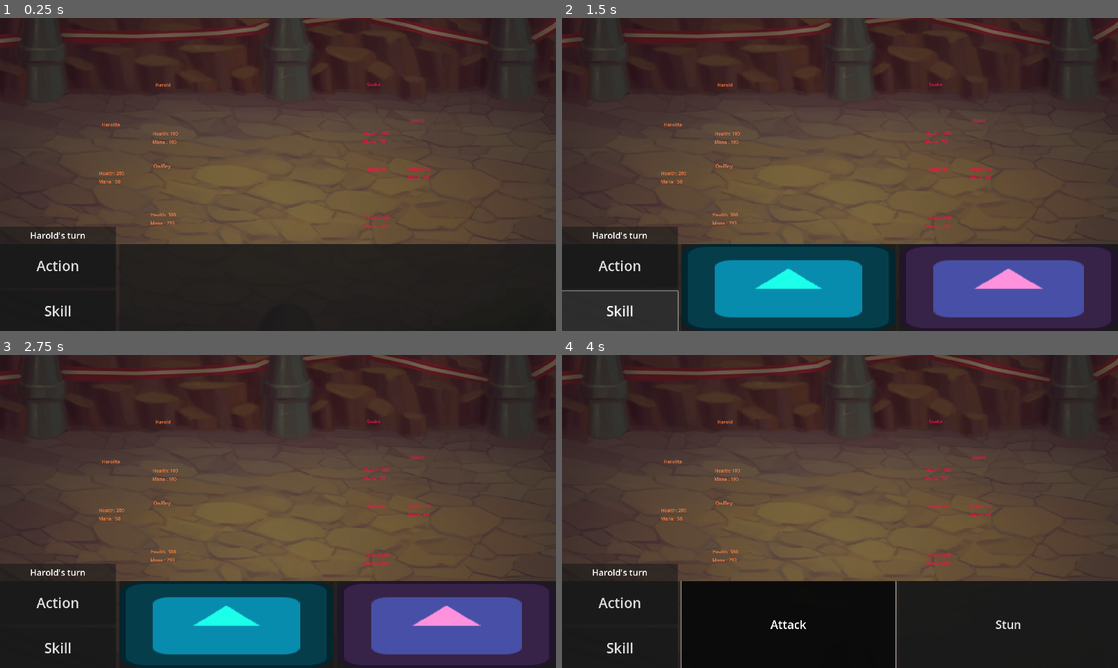
Above: before the commit, frames 1-4 (two rows, left to right).
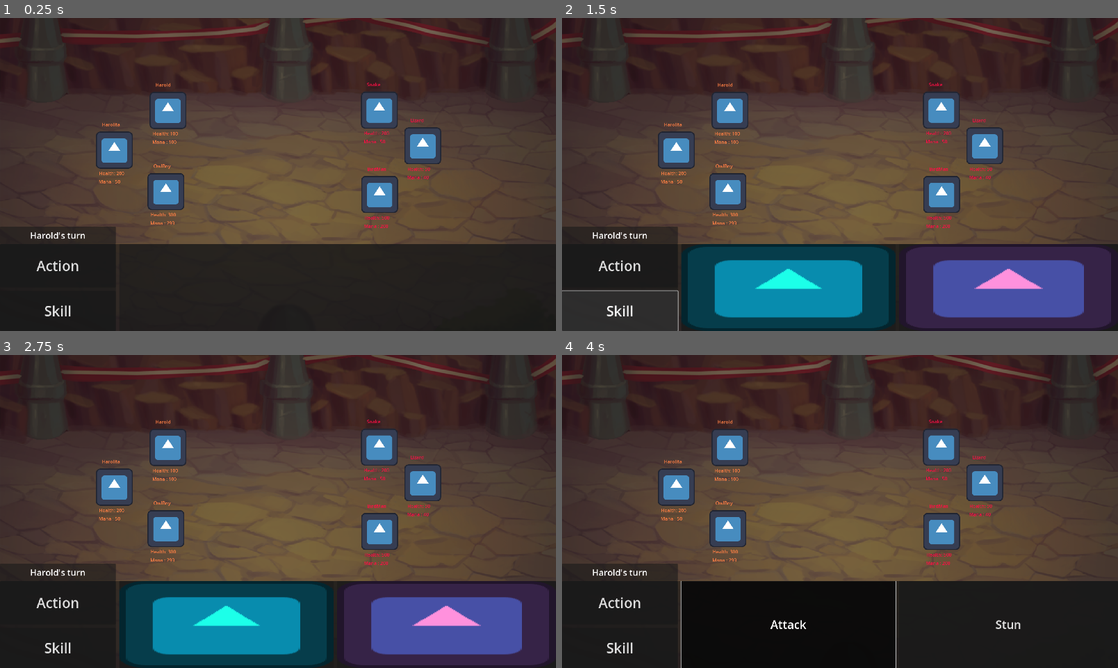
Above: after the commit, the same moments.

Repository: NxKuma/ISCS_RPG
Game: Godot game, scene res://Scene/main.tscn
The game is run twice, just before and just after one commit, with the same random seed, the same clock (stepped at 60 frames per second) and the same inputs. The engine's default icon, where the game draws it, is replaced by a stand-in: a white triangle on a blue panel in a dark square.
Inputs (mouse positions are in pixels of both pictures, inside the frame that each line leads up to):
- Up to frame 1 (0.25 s): no input
- Up to frame 2 (1.5 s): click "Action" at 0.5 s; click "Skill" at 1.25 s
- Up to frame 3 (2.75 s): click (227, 624) at 2.02 s
- Up to frame 4 (4 s): click "Action" at 2.75 s; click "Attack" at 3.5 s

The runs differ from the first frame. In frame 1, 4.6% of the frame differs, in the area x 17-80%, y 23-63%; in frame 2, 4.6%; in frame 3, 4.6%; in frame 4, 4.6%.

Commit message:
Updated Player

Diff:
--- a/iscs-rpg/Material/disolver.tres
+++ b/iscs-rpg/Material/disolver.tres
@@ -1,10 +1,26 @@
-[gd_resource type="VisualShader" load_steps=10 format=3 uid="uid://0vc5e678k4vp"]
+[gd_resource type="VisualShader" load_steps=15 format=3 uid="uid://0vc5e678k4vp"]
 
 [sub_resource type="VisualShaderNodeTexture" id="VisualShaderNodeTexture_ai17c"]
 expanded_output_ports = [0]
 source = 5
 
 [sub_resource type="VisualShaderNodeMix" id="VisualShaderNodeMix_1ncxr"]
+
+[sub_resource type="VisualShaderNodeInput" id="VisualShaderNodeInput_nhgs4"]
+input_name = "screen_uv"
+
+[sub_resource type="VisualShaderNodeIf" id="VisualShaderNodeIf_mt7bd"]
+
+[sub_resource type="VisualShaderNodeMix" id="VisualShaderNodeMix_pom57"]
+default_input_values = [0, Vector3(0, 0, 0), 1, Vector3(1, 1, 1), 2, Vector3(0.5, 0.5, 0.5)]
+op_type = 3
+
+[sub_resource type="VisualShaderNodeColorConstant" id="VisualShaderNodeColorConstant_4dcjh"]
+output_port_for_preview = 0
+constant = Color(1, 0.13, 0.1, 1)
+
+[sub_resource type="VisualShaderNodeFloatOp" id="VisualShaderNodeFloatOp_062x8"]
+default_input_values = [0, 0.0, 1, 0.03]
 
 [sub_resource type="VisualShaderNodeTexture2DParameter" id="VisualShaderNodeTexture2DParameter_a6fu2"]
 parameter_name = "Texture2DParameter"
@@ -36,9 +52,23 @@
 
 
 void fragment() {
+// ColorConstant:15
+	vec4 n_out15p0 = vec4(1.000000, 0.130000, 0.100000, 1.000000);
+
+
+	vec4 n_out10p0;
+// Texture2D:10
+	n_out10p0 = texture(TEXTURE, UV);
+	float n_out10p4 = n_out10p0.a;
+
+
+// Input:12
+	vec2 n_out12p0 = SCREEN_UV;
+
+
 	vec4 n_out4p0;
 // Texture2D:4
-	n_out4p0 = texture(Texture2DParameter, UV);
+	n_out4p0 = texture(Texture2DParameter, n_out12p0);
 
 
 // FloatParameter:8
@@ -53,15 +83,42 @@
 	float n_out7p0 = 1.000000;
 
 
+	vec3 n_out13p0;
+// If:13
+	float n_in13p2 = 0.00001;
+	vec3 n_in13p3 = vec3(0.00000, 0.00000, 0.00000);
+	if(abs(n_out4p0.x - n_out8p0) < n_in13p2)
+	{
+		n_out13p0 = n_in13p3;
+	}
+	else if(n_out4p0.x < n_out8p0)
+	{
+		n_out13p0 = vec3(n_out7p0);
+	}
+	else
+	{
+		n_out13p0 = vec3(n_out6p0);
+	}
+
+
+// Mix:14
+	vec3 n_out14p0 = mix(vec3(n_out15p0.xyz), vec3(n_out10p0.xyz), n_out13p0);
+
+
+// FloatOp:16
+	float n_in16p1 = 0.03000;
+	float n_out16p0 = n_out8p0 + n_in16p1;
+
+
 	vec3 n_out5p0;
 // If:5
 	float n_in5p2 = 0.00001;
 	vec3 n_in5p3 = vec3(0.00000, 0.00000, 0.00000);
-	if(abs(n_out4p0.x - n_out8p0) < n_in5p2)
+	if(abs(n_out4p0.x - n_out16p0) < n_in5p2)
 	{
 		n_out5p0 = n_in5p3;
 	}
-	else if(n_out4p0.x < n_out8p0)
+	else if(n_out4p0.x < n_out16p0)
 	{
 		n_out5p0 = vec3(n_out7p0);
 	}
@@ -71,43 +128,48 @@
 	}
 
 
-	vec4 n_out10p0;
-// Texture2D:10
-	n_out10p0 = texture(TEXTURE, UV);
-	float n_out10p4 = n_out10p0.a;
-
-
 // Mix:11
 	float n_in11p0 = 0.00000;
 	float n_out11p0 = mix(n_in11p0, n_out5p0.x, n_out10p4);
 
 
 // Output:0
+	COLOR.rgb = n_out14p0;
 	COLOR.a = n_out11p0;
 
 
 }
 "
-graph_offset = Vector2(129.087, 106.068)
+graph_offset = Vector2(278.882, -284.099)
 mode = 1
 flags/light_only = false
-nodes/fragment/0/position = Vector2(1260, 400)
+nodes/fragment/0/position = Vector2(1660, 340)
 nodes/fragment/3/node = SubResource("VisualShaderNodeTexture2DParameter_a6fu2")
-nodes/fragment/3/position = Vector2(-160, -80)
+nodes/fragment/3/position = Vector2(-580, -260)
 nodes/fragment/4/node = SubResource("VisualShaderNodeTexture_6m4y5")
-nodes/fragment/4/position = Vector2(200, 0)
+nodes/fragment/4/position = Vector2(-40, -340)
 nodes/fragment/5/node = SubResource("VisualShaderNodeIf_cm85d")
-nodes/fragment/5/position = Vector2(656.58, 346.353)
+nodes/fragment/5/position = Vector2(740, 340)
 nodes/fragment/6/node = SubResource("VisualShaderNodeFloatConstant_d6xqa")
 nodes/fragment/6/position = Vector2(440, 460)
 nodes/fragment/7/node = SubResource("VisualShaderNodeFloatConstant_cn42n")
 nodes/fragment/7/position = Vector2(440, 560)
 nodes/fragment/8/node = SubResource("VisualShaderNodeFloatParameter_v0x4m")
-nodes/fragment/8/position = Vector2(180, 320)
+nodes/fragment/8/position = Vector2(-580, 120)
 nodes/fragment/9/node = SubResource("VisualShaderNodeInput_wj31t")
 nodes/fragment/9/position = Vector2(-40, 700)
 nodes/fragment/10/node = SubResource("VisualShaderNodeTexture_ai17c")
-nodes/fragment/10/position = Vector2(400, 780)
+nodes/fragment/10/position = Vector2(660, 700)
 nodes/fragment/11/node = SubResource("VisualShaderNodeMix_1ncxr")
-nodes/fragment/11/position = Vector2(940, 640)
-nodes/fragment/connections = PackedInt32Array(3, 0, 4, 2, 4, 0, 5, 0, 6, 0, 5, 4, 7, 0, 5, 5, 8, 0, 5, 1, 9, 0, 10, 2, 5, 0, 11, 1, 10, 4, 11, 2, 11, 0, 0, 1)
+nodes/fragment/11/position = Vector2(1160, 640)
+nodes/fragment/12/node = SubResource("VisualShaderNodeInput_nhgs4")
+nodes/fragment/12/position = Vector2(-580, -440)
+nodes/fragment/13/node = SubResource("VisualShaderNodeIf_mt7bd")
+nodes/fragment/13/position = Vector2(760, -220)
+nodes/fragment/14/node = SubResource("VisualShaderNodeMix_pom57")
+nodes/fragment/14/position = Vector2(1340, -120)
+nodes/fragment/15/node = SubResource("VisualShaderNodeColorConstant_4dcjh")
+nodes/fragment/15/position = Vector2(1000, -280)
+nodes/fragment/16/node = SubResource("VisualShaderNodeFloatOp_062x8")
+nodes/fragment/16/position = Vector2(-40, 300)
+nodes/fragment/connections = PackedInt32Array(3, 0, 4, 2, 4, 0, 5, 0, 6, 0, 5, 4, 7, 0, 5, 5, 9, 0, 10, 2, 5, 0, 11, 1, 10, 4, 11, 2, 11, 0, 0, 1, 12, 0, 4, 0, 4, 0, 13, 0, 8, 0, 13, 1, 6, 0, 13, 4, 7, 0, 13, 5, 10, 0, 14, 1, 13, 0, 14, 2, 15, 0, 14, 0, 14, 0, 0, 0, 8, 0, 16, 0, 16, 0, 5, 1)
--- a/iscs-rpg/Scene/main.tscn
+++ b/iscs-rpg/Scene/main.tscn
@@ -6,11 +6,23 @@
 [ext_resource type="Script" path="res://Script/SuperScript/Entity.gd" id="2_f8bsn"]
 [ext_resource type="Script" path="res://Script/SuperScript/Skill.gd" id="3_eqwtp"]
 [ext_resource type="Resource" uid="uid://cefbv8t5u4xp3" path="res://Resource/Enemies/Sake.tres" id="4_4f31c"]
+[ext_resource type="Shader" uid="uid://0vc5e678k4vp" path="res://Material/disolver.tres" id="4_7rxj3"]
 [ext_resource type="Resource" uid="uid://b60qsglbh2rpi" path="res://Resource/Team/Team3.tres" id="7_3usfu"]
 [ext_resource type="Resource" uid="uid://dcrqn48o2sdu5" path="res://Resource/Enemies/Lizard.tres" id="7_aki4r"]
 [ext_resource type="PackedScene" uid="uid://chbe22p815kfy" path="res://Scene/ui.tscn" id="7_hsdh1"]
 [ext_resource type="Resource" uid="uid://bfpvp7h5i2nb2" path="res://Resource/Team/Harolita.tres" id="7_ugwp5"]
 [ext_resource type="Resource" uid="uid://bror33mjlctl8" path="res://Resource/Enemies/Enemy3.tres" id="10_y3g8r"]
+
+[sub_resource type="FastNoiseLite" id="FastNoiseLite_0rf02"]
+
+[sub_resource type="NoiseTexture2D" id="NoiseTexture2D_a7sbc"]
+noise = SubResource("FastNoiseLite_0rf02")
+
+[sub_resource type="ShaderMaterial" id="ShaderMaterial_qgx8j"]
+resource_local_to_scene = true
+shader = ExtResource("4_7rxj3")
+shader_parameter/DissolveValue = 1.0
+shader_parameter/Texture2DParameter = SubResource("NoiseTexture2D_a7sbc")
 
 [sub_resource type="Resource" id="Resource_4q3bl"]
 script = ExtResource("3_eqwtp")
@@ -38,6 +50,36 @@
 weakness = Array[int]([1])
 speed = 100
 
+[sub_resource type="ShaderMaterial" id="ShaderMaterial_7mh1s"]
+resource_local_to_scene = true
+shader = ExtResource("4_7rxj3")
+shader_parameter/DissolveValue = 1.0
+shader_parameter/Texture2DParameter = SubResource("NoiseTexture2D_a7sbc")
+
+[sub_resource type="ShaderMaterial" id="ShaderMaterial_mbdo3"]
+resource_local_to_scene = true
+shader = ExtResource("4_7rxj3")
+shader_parameter/DissolveValue = 1.0
+shader_parameter/Texture2DParameter = SubResource("NoiseTexture2D_a7sbc")
+
+[sub_resource type="ShaderMaterial" id="ShaderMaterial_xx68m"]
+resource_local_to_scene = true
+shader = ExtResource("4_7rxj3")
+shader_parameter/DissolveValue = 1.0
+shader_parameter/Texture2DParameter = SubResource("NoiseTexture2D_a7sbc")
+
+[sub_resource type="ShaderMaterial" id="ShaderMaterial_67xsb"]
+resource_local_to_scene = true
+shader = ExtResource("4_7rxj3")
+shader_parameter/DissolveValue = 1.0
+shader_parameter/Texture2DParameter = SubResource("NoiseTexture2D_a7sbc")
+
+[sub_resource type="ShaderMaterial" id="ShaderMaterial_ggcwe"]
+resource_local_to_scene = true
+shader = ExtResource("4_7rxj3")
+shader_parameter/DissolveValue = 1.0
+shader_parameter/Texture2DParameter = SubResource("NoiseTexture2D_a7sbc")
+
 [node name="Main" type="Node2D"]
 script = ExtResource("1_i7hjy")
 
@@ -48,29 +90,35 @@
 centered = false
 
 [node name="Player" parent="." instance=ExtResource("1_uhqgt")]
+material = SubResource("ShaderMaterial_qgx8j")
 position = Vector2(580, 319)
-stats = SubResource("Resource_g84l4")
+stats = SubResource("Resource_wvyic")
 
 [node name="Player2" parent="." instance=ExtResource("1_uhqgt")]
+material = SubResource("ShaderMaterial_7mh1s")
 position = Vector2(395, 456)
 stats = ExtResource("7_ugwp5")
 
 [node name="Player3" parent="." instance=ExtResource("1_uhqgt")]
+material = SubResource("ShaderMaterial_mbdo3")
 position = Vector2(573, 599)
 stats = ExtResource("7_3usfu")
 
 [node name="Enemy" parent="." instance=ExtResource("1_uhqgt")]
 modulate = Color(1, 0.0588235, 0.270588, 1)
+material = SubResource("ShaderMaterial_xx68m")
 position = Vector2(1310, 318)
 stats = ExtResource("4_4f31c")
 
 [node name="Enemy2" parent="." instance=ExtResource("1_uhqgt")]
 modulate = Color(1, 0.0588235, 0.270588, 1)
+material = SubResource("ShaderMaterial_67xsb")
 position = Vector2(1460, 441)
 stats = ExtResource("7_aki4r")
 
 [node name="Enemy3" parent="." instance=ExtResource("1_uhqgt")]
 modulate = Color(1, 0.0588235, 0.270588, 1)
+material = SubResource("ShaderMaterial_ggcwe")
 position = Vector2(1311, 609)
 stats = ExtResource("10_y3g8r")
 
--- a/iscs-rpg/Scene/player.tscn
+++ b/iscs-rpg/Scene/player.tscn
@@ -1,13 +1,19 @@
-[gd_scene load_steps=5 format=3 uid="uid://86obwfisw11y"]
+[gd_scene load_steps=7 format=3 uid="uid://86obwfisw11y"]
 
 [ext_resource type="Texture2D" uid="uid://eqne8hr4yyg0" path="res://icon.svg" id="1_dfo4x"]
 [ext_resource type="Shader" uid="uid://0vc5e678k4vp" path="res://Material/disolver.tres" id="1_kfiw5"]
 [ext_resource type="Script" path="res://Character.gd" id="2_bagit"]
 
+[sub_resource type="FastNoiseLite" id="FastNoiseLite_0rf02"]
+
+[sub_resource type="NoiseTexture2D" id="NoiseTexture2D_a7sbc"]
+noise = SubResource("FastNoiseLite_0rf02")
+
 [sub_resource type="ShaderMaterial" id="ShaderMaterial_5v06v"]
 resource_local_to_scene = true
 shader = ExtResource("1_kfiw5")
-shader_parameter/DissolveValue = null
+shader_parameter/DissolveValue = 1.0
+shader_parameter/Texture2DParameter = SubResource("NoiseTexture2D_a7sbc")
 
 [node name="Player" type="Sprite2D"]
 modulate = Color(1, 0.501167, 0.27, 1)
Not shown: 2 places in iscs-rpg/Scene/main.tscn that only renumber resources
